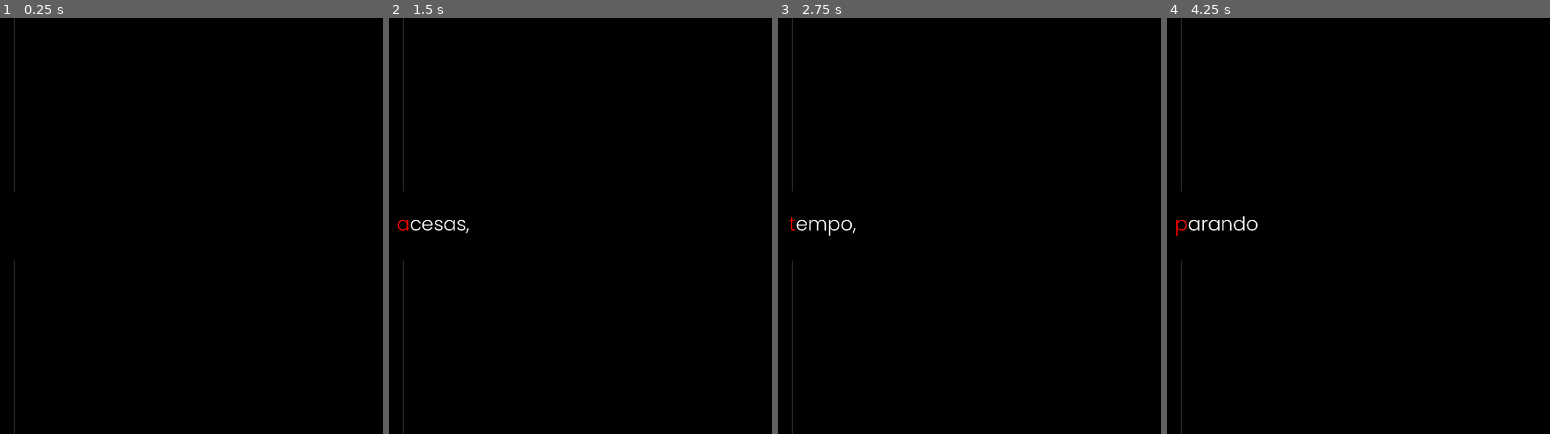
Above: before the commit, frames 1-4 (left to right).
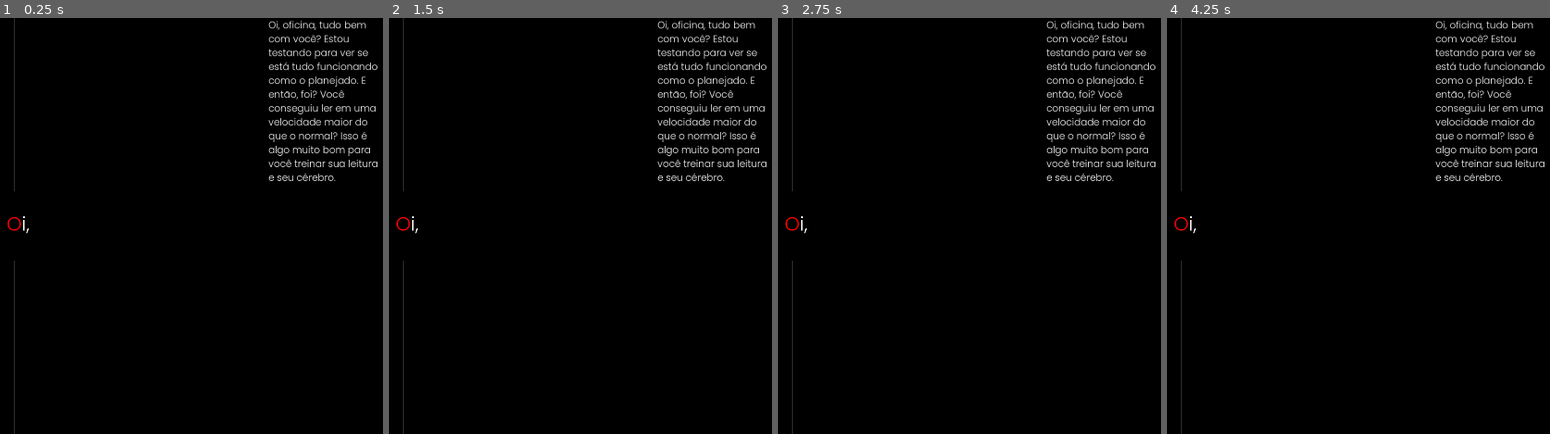
Above: after the commit, the same moments.

Repository: NothermanVEVO/SpeedReader
Game: Godot game, scene res://SpeedReader.tscn
Two runs of this game, one before a commit and one after it. Both use one fixed random seed, a clock stepped at 60 frames per second and the inputs below. The project has no main scene, so this scene is started directly.
Inputs (mouse positions are in pixels of both pictures, inside the frame that each line leads up to):
- Up to frame 1 (0.25 s): no input
- Up to frame 2 (1.5 s): tap Enter (ui_accept) at 0.5, 0.6, 0.77, 1.07, 1.35 s; move the mouse to (565, 205) at 0.52 s; move the mouse to (outside the picture) at 1.27 s
- Up to frame 3 (2.75 s): tap Enter (ui_accept) at 1.52, 1.82, 2.1 s; move the mouse to (866, 134) at 2.02 s
- Up to frame 4 (4.25 s): move the mouse to (outside the picture) at 2.77 s; tap Enter (ui_accept) at 2.85, 3.02, 3.32, 3.6, 3.77, 4.07 s; move the mouse to (1404, 288) at 3.52 s

The runs differ from the first frame. In frame 1, 2.4% of the frame differs, in the area x 1-99%, y 0-52%; in frame 2, 2.6%; in frame 3, 2.6%; in frame 4, 2.7%, in the area x 1-99%, y 0-53%.

Commit message:
2026/01/17 - 001
- Created FullText, the text will appear there and you can select from which word to start the reading.

Diff:
--- /dev/null
+++ b/speed-reader/FullText.gd
@@ -0,0 +1,254 @@
+extends RichTextLabel
+
+class_name FullText
+
+var _font : Font = load("res://fonts/Poppins/Poppins-Light.ttf")
+var _font_size : int = 25
+var _paragraph := TextParagraph.new()
+
+var _letters : Array[Letter] = []
+var _words : Array[Word] = []
+
+@onready var _word_button : Button = $WordButton
+var _fade_tween : Tween
+var _last_word_in_button : Word
+var _currently_word_in_button : Word
+
+signal clicked_on_word(word : String, idx : int)
+
+func _ready() -> void:
+	add_theme_font_override("normal_font", _font)
+	add_theme_font_size_override("normal_font_size", _font_size)
+	resized.connect(_resized)
+
+func _resized() -> void:
+	_paragraph.width = size.x
+
+func _physics_process(_delta: float) -> void:
+	var _found_mouse_in_word : bool = false
+	for word in _words:
+		if word.rect.has_point(get_local_mouse_position()):
+			_set_word_button(word)
+			_found_mouse_in_word = true
+			break
+	if not _found_mouse_in_word and _word_button.modulate.a == 0.75:
+		_fade_out_button()
+		_last_word_in_button = null
+
+func _set_word_button(word : Word) -> void:
+	_currently_word_in_button = word
+	if _last_word_in_button and _last_word_in_button == _currently_word_in_button:
+		return
+
+	_fade_in_button()
+	_word_button.position = _currently_word_in_button.rect.position
+	_word_button.size = _currently_word_in_button.rect.size
+
+	_last_word_in_button = _currently_word_in_button
+
+func _fade_in_button(duration : float = 0.15) -> void:
+	if _fade_tween:
+		_fade_tween.kill()
+
+	_word_button.visible = true
+	_word_button.modulate.a = 0.0
+
+	_fade_tween = create_tween()
+	_fade_tween.tween_property(
+		_word_button,
+		"modulate:a",
+		0.75,
+		duration
+	)
+
+func _fade_out_button(duration : float = 0.1) -> void:
+	if _fade_tween:
+		_fade_tween.kill()
+
+	_fade_tween = create_tween()
+	_fade_tween.tween_property(
+		_word_button,
+		"modulate:a",
+		0.0,
+		duration
+	)
+
+	_fade_tween.finished.connect(func():
+		_word_button.visible = false
+	)
+
+func define_text(_text : String) -> void:
+	text = _text
+	_paragraph.clear()
+	_paragraph.add_string(text, _font, _font_size)
+	queue_redraw()
+
+func _draw() -> void:
+	if not text:
+		return
+
+	_letters.clear()
+	_words.clear()
+
+	# Get the primary text server
+	var text_server = TextServerManager.get_primary_interface()
+	var x = 0.0
+	var y = 0.0
+	var ascent = 0.0
+	var descent = 0.0
+	var character_idx : int = 0
+
+	# for each line
+	for i in _paragraph.get_line_count():
+		# reset x
+		x = 0.0
+
+		# get the ascent and descent of the line
+		ascent = _paragraph.get_line_ascent(i)
+		descent = _paragraph.get_line_descent(i)
+
+		# get the rid of the line
+		var line_rid = _paragraph.get_line_rid(i)
+
+		# get all the glyphs that compose the line
+		var glyphs = text_server.shaped_text_get_glyphs(line_rid)
+
+		# for each glyph
+		for glyph in glyphs:
+			# get the advance (how much the we need to move x)
+			var advance = glyph.get("advance", 0)
+
+			# get the offset, it may be needed
+			#var offset = glyph.get("offset", Vector2.ZERO)
+
+			# draw a red rect surrounding the glyph
+			#draw_rect(Rect2(Vector2(x, y), Vector2(advance, ascent + descent)), Color.RED, false)
+			_letters.append(Letter.new(Rect2(Vector2(x, y), Vector2(advance, ascent + descent)), text[character_idx]))
+			if Rect2(Vector2(x, y), Vector2(advance, ascent + descent)).has_point(get_local_mouse_position()):
+				pass
+				#print(get_word_index_from_char_idx(text, text.split(" "), character_idx))
+				#print(text.split(" ")[get_word_index_from_char_idx(text, text.split(" "), character_idx)])
+
+			# add the advance to x
+			x += advance
+			character_idx += 1
+
+		# update y with the ascent and descent of the line
+		y += ascent + descent
+
+	# draw the paragraph to this canvas item
+	#_paragraph.draw(get_canvas_item(), Vector2.ZERO)
+	var word_idx := 0
+	var idx := 0
+	var _current_word : Word = null
+	var _first_letter_idx := -1
+
+	while idx < _letters.size():
+		var letter := _letters[idx]
+
+		if not _is_whitespace(letter.letter):
+			if _current_word == null:
+				_current_word = Word.new(letter.rect, "", word_idx)
+				word_idx += 1
+				_first_letter_idx = idx
+
+			_current_word.word += letter.letter
+			_current_word.rect = _current_word.rect.merge(letter.rect)
+		else:
+			if _current_word != null:
+				_words.append(_current_word)
+				_current_word = null
+				_first_letter_idx = -1
+
+		idx += 1
+
+	# pega a última palavra (caso não termine com whitespace)
+	if _current_word != null:
+		_words.append(_current_word)
+
+	#for word in _words:
+		#draw_rect(word.rect, Color.RED, false)
+		#print(word.word)
+
+func get_word_index_from_char_idx(_text : String, words : PackedStringArray, char_idx : int) -> int:
+	if char_idx < 0 or char_idx >= text.length():
+		return -1
+
+	var running_idx := 0
+
+	for i in words.size():
+		var word_len := words[i].length()
+
+		# intervalo da palavra no texto
+		var start := running_idx
+		var end := running_idx + word_len - 1
+
+		if char_idx >= start and char_idx <= end:
+			return i
+
+		# avança: palavra + 1 espaço
+		running_idx += word_len + 1
+
+	return -1
+
+#func _get_word_in_idx(idx: int) -> String:
+	#if idx < 0 or idx >= text.length():
+		#return ""
+#
+	#if _is_whitespace(text[idx]):
+		#return ""
+#
+	#var start := idx
+	#var end := idx
+#
+	## Anda para trás
+	#while start > 0 and not _is_whitespace(text[start - 1]):
+		#start -= 1
+#
+	## Anda para frente
+	#while end < text.length() - 1 and not _is_whitespace(text[end + 1]):
+		#end += 1
+#
+	#return text.substr(start, end - start + 1)
+
+func _get_start_idx(idx: int) -> int:
+	if idx < 0 or idx >= text.length():
+		return -1
+
+	if _is_whitespace(text[idx]):
+		return -1
+
+	var start := idx
+
+	# Anda para trás
+	while start > 0 and not _is_whitespace(text[start - 1]):
+		start -= 1
+
+	return start
+
+func _is_whitespace(c: String) -> bool:
+	return c == " " or c == "\n" or c == "\t" or c == "\r"
+
+class Letter:
+	var rect : Rect2
+	var letter : String
+
+	@warning_ignore("shadowed_variable")
+	func _init(rect : Rect2, letter : String) -> void:
+		self.rect = rect
+		self.letter = letter
+
+class Word:
+	var idx : int
+	var rect : Rect2
+	var word : String
+
+	@warning_ignore("shadowed_variable")
+	func _init(rect : Rect2, word : String, idx : int) -> void:
+		self.rect = rect
+		self.word = word
+		self.idx = idx
+
+func _on_word_button_pressed() -> void:
+	if _word_button.modulate.a > 0:
+		clicked_on_word.emit(_currently_word_in_button.word, _currently_word_in_button.idx)
--- a/speed-reader/SpeedReader.gd
+++ b/speed-reader/SpeedReader.gd
@@ -7,7 +7,7 @@
 const PUNCTUATIONS : String = ".,:;!?"
 const IGNORED_CHARACTERS : String = PUNCTUATIONS + "'´`"
 
-@onready var _rich_text_label : RichTextLabel = $RichTextLabel
+@onready var _full_text : FullText = $MarginContainer/FullText
 @onready var _timer : Timer = $Timer
 
 var _font : Font = load("res://fonts/Poppins/Poppins-Light.ttf")
@@ -17,44 +17,45 @@
 var _text : String
 var _words : PackedStringArray
 var _currently_word_idx : int = -1
-var _words_per_minute : float = 600
-var _currently_words_per_minute : float = 600
+var _words_per_minute : float = 250
+var _currently_words_per_minute : float = 250
 var _current_word : String = ""
 
-var _is_paused : bool = false
+var _is_paused : bool = true
 
 func _ready() -> void:
-	#set_text("Oi, tudo bem com você? Estou testando para ver se está tudo funcionando como o planejado. E então, foi?")
+	_full_text.clicked_on_word.connect(_full_text_clicked_on_word)
+	set_text("Oi, oficina, tudo bem com você? Estou testando para ver se está tudo funcionando como o planejado. E então, foi? Você conseguiu ler em uma velocidade maior do que o normal? Isso é algo muito bom para você treinar sua leitura e seu cérebro.")
 	#set_text("A tecnologia é uma ponte entre o que imaginamos e o que conseguimos realizar. Por meio dela, transformamos  …(912 unchanged characters)…
-	set_text("Era madrugada quando a cidade resolveu parar de fazer barulho.
-
-Os semáforos continuavam piscando, mas ninguém passava. As janelas estavam acesas, embora não houvesse silhuetas por trás das cortinas. Até o vento parecia andar de meias, com medo de acordar alguém. Só um lugar seguia vivo: a pequena oficina no fim da rua.
-
-Lá dentro, um rapaz tentava consertar um relógio que não marcava horas — marcava lembranças.
-
-Cada vez que ele girava a engrenagem pri …(314 unchanged characters)…
-
-O rapaz já tinha tentado de tudo: trocar peças, lubrificar molas, até xingar o objeto em três idiomas diferentes. Nada funcionava. O relógio insistia em lembrar.
-
-Cansado, ele largou as ferramentas e perguntou em voz alta, como quem fala com um gato:
-
-— O que você quer de mim?
-
-O relógio respondeu.
-
-Não com palavras, mas parando exatamente às 03:17.
-
-Naquele instante, a oficina se encheu de algo que não era som nem luz. Era presença. Ele soube, sem entender como, que aquele era o horário em que sempre fugia de algo importante. O momento em que desligava o celular, mudava de assunto, fingia estar ocupado.
-
-Com as mãos tremendo, ele girou o ponteiro mais uma vez.
-
-Dessa vez, o relógio não mostrou uma lembrança. Mostrou um futuro simples: a oficina aberta de manhã, cheiro de café fresco, alguém entrando e sorrindo como se estivesse finalmente em casa.
-
-O relógio então voltou a funcionar como qualquer outro.
-
-A cidade retomou o barulho. Os semáforos ouviram passos. O vento tirou as meias.
-
-E o rapaz aprendeu que alguns consertos não são feitos com ferramentas — mas com coragem de ficar quando tudo em você quer ir embora.")
+	#set_text("Era madrugada quando a cidade resolveu parar de fazer barulho.
+#
+#Os semáforos continuavam piscando, mas ninguém passava. As janelas estavam acesas, embora não houvesse silhuetas por trás das cortinas. Até o vento parecia andar de meias, com medo de acordar alguém. Só um lugar seguia vivo: a pequena oficina no fim da rua.
+#
+#Lá dentro, um rapaz tentava consertar um relógio que não marcava horas — marcava lembranças.
+#
+#Cada vez que ele girava a engrenagem pri …(314 unchanged characters)…
+#
+#O rapaz já tinha tentado de tudo: trocar peças, lubrificar molas, até xingar o objeto em três idiomas diferentes. Nada funcionava. O relógio insistia em lembrar.
+#
+#Cansado, ele largou as ferramentas e perguntou em voz alta, como quem fala com um gato:
+#
+#— O que você quer de mim?
+#
+#O relógio respondeu.
+#
+#Não com palavras, mas parando exatamente às 03:17.
+#
+#Naquele instante, a oficina se encheu de algo que não era som nem luz. Era presença. Ele soube, sem entender como, que aquele era o horário em que sempre fugia de algo importante. O momento em que desligava o celular, mudava de assunto, fingia estar ocupado.
+#
+#Com as mãos tremendo, ele girou o ponteiro mais uma vez.
+#
+#Dessa vez, o relógio não mostrou uma lembrança. Mostrou um futuro simples: a oficina aberta de manhã, cheiro de café fresco, alguém entrando e sorrindo como se estivesse finalmente em casa.
+#
+#O relógio então voltou a funcionar como qualquer outro.
+#
+#A cidade retomou o barulho. Os semáforos ouviram passos. O vento tirou as meias.
+#
+#E o rapaz aprendeu que alguns consertos não são feitos com ferramentas — mas com coragem de ficar quando tudo em você quer ir embora.")
 	#set_text("alguém.")
 	#set_text("oficina")
 	#set_text("
@@ -68,8 +69,8 @@
 
 	_font_size = 50
 
-	_rich_text_label.add_theme_font_override("normal_font", _font)
-	_rich_text_label.add_theme_font_size_override("normal_font_size", _font_size)
+	#_rich_text_label.add_theme_font_override("normal_font", _font)
+	#_rich_text_label.add_theme_font_size_override("normal_font_size", _font_size)
 
 	# Set the max width to 600
 	_paragraph.width = 600
@@ -77,13 +78,18 @@
 
 func _process(_delta: float) -> void:
 	if Input.is_action_just_pressed("ui_accept"):
-		play()
+		if _is_paused:
+			play()
+		else:
+			stop()
 
 func set_text(text : String) -> void:
+	_full_text.define_text(text)
 	var regex := RegEx.new()
 	regex.compile("\\s+")
 	_text = regex.sub(text, " ", true)
 	_words = _text.split(" ")
+	_set_current_word(0)
 	_currently_word_idx = -1
 
 func set_words_per_minute(wpm : float) -> void:
@@ -91,12 +97,12 @@
 	_currently_words_per_minute = _words_per_minute
 
 func play() -> void:
+	_is_paused = false
 	while not _is_paused:
 		_currently_word_idx += 1
 		if _currently_word_idx >= _words.size():
 			return
-		_current_word = _words[_currently_word_idx].strip_edges()
-		queue_redraw()
+		_set_current_word(_currently_word_idx)
 		if _words[_currently_word_idx][-1] in PUNCTUATIONS:
 			_currently_words_per_minute = _words_per_minute - _words_per_minute * PUNCTUATION_DELAY
 		else:
@@ -104,11 +110,16 @@
 		#print(_currently_words_per_minute / 60)
 		_timer.start(60 / _currently_words_per_minute)
 		await _timer.timeout
-		if _is_paused:
-			_currently_word_idx -= 1
 
 func stop() -> void:
-	_is_paused = true
+	if not _is_paused:
+		@warning_ignore("narrowing_conversion")
+		_currently_word_idx = clampi(_currently_word_idx - 1, -1, 9223372036854775807)
+		_is_paused = true
+
+func _set_current_word(idx : int) -> void:
+	_current_word = _words[idx].strip_edges()
+	queue_redraw()
 
 #@warning_ignore("shadowed_variable_base_class")
 #func _get_middle_idx(size : int) -> int:
@@ -209,7 +220,11 @@
 			draw_string(_font, _text_words[i].rect.position, _text_words[i].word, HORIZONTAL_ALIGNMENT_LEFT, -1, _font_size, Color.RED)
 		else:
 			draw_string(_font, _text_words[i].rect.position, _text_words[i].word, HORIZONTAL_ALIGNMENT_LEFT, -1, _font_size, Color.WHITE)
-	#print("oi")
+
+func _full_text_clicked_on_word(_word : String, idx : int) -> void:
+	_set_current_word(idx)
+	_currently_word_idx = idx
+	stop()
 
 class Word:
 	var rect : Rect2
--- a/speed-reader/SpeedReader.tscn
+++ b/speed-reader/SpeedReader.tscn
@@ -1,15 +1,15 @@
-[gd_scene load_steps=4 format=3 uid="uid://b7rpu2eiydidn"]
+[gd_scene load_steps=5 format=3 uid="uid://b7rpu2eiydidn"]
 
 [ext_resource type="Script" uid="uid://wmyj7sf2qfhu" path="res://SpeedReader.gd" id="1_iq8i0"]
 [ext_resource type="FontFile" uid="uid://c55x50yepnavk" path="res://fonts/Poppins/Poppins-Light.ttf" id="2_v4uy4"]
+[ext_resource type="Script" uid="uid://b3uukynvdg636" path="res://FullText.gd" id="3_f3hev"]
 
 [sub_resource type="StyleBoxLine" id="StyleBoxLine_iq8i0"]
 color = Color(0.18, 0.18, 0.18, 1)
 thickness = 3
 vertical = true
 
-[node name="SpeedReader" type="Control"]
-layout_mode = 3
+[node name="SpeedReader" type="MarginContainer"]
 anchors_preset = 15
 anchor_right = 1.0
 anchor_bottom = 1.0
@@ -19,49 +19,39 @@
 
 [node name="VSeparator" type="VSeparator" parent="."]
 custom_minimum_size = Vector2(0, 450)
-layout_mode = 1
-anchors_preset = 5
-anchor_left = 0.5
-anchor_right = 0.5
-offset_left = -2.0
-offset_right = 2.0
-offset_bottom = 3.0
-grow_horizontal = 2
+layout_mode = 2
+size_flags_vertical = 0
 theme_override_styles/separator = SubResource("StyleBoxLine_iq8i0")
 
 [node name="VSeparator2" type="VSeparator" parent="."]
 custom_minimum_size = Vector2(0, 450)
-layout_mode = 1
-anchors_preset = 7
-anchor_left = 0.5
-anchor_top = 1.0
-anchor_right = 0.5
-anchor_bottom = 1.0
-offset_left = -2.0
-offset_top = -400.0
-offset_right = 2.0
-grow_horizontal = 2
-grow_vertical = 0
+layout_mode = 2
+size_flags_vertical = 8
 theme_override_styles/separator = SubResource("StyleBoxLine_iq8i0")
 
-[node name="RichTextLabel" type="RichTextLabel" parent="."]
-visible = false
-layout_mode = 1
-anchors_preset = 8
-anchor_left = 0.5
-anchor_top = 0.5
-anchor_right = 0.5
-anchor_bottom = 0.5
-grow_horizontal = 2
-grow_vertical = 2
+[node name="Timer" type="Timer" parent="."]
+
+[node name="MarginContainer" type="MarginContainer" parent="."]
+layout_mode = 2
+size_flags_horizontal = 8
+
+[node name="FullText" type="RichTextLabel" parent="MarginContainer"]
+custom_minimum_size = Vector2(300, 0)
+layout_mode = 2
 theme_override_fonts/normal_font = ExtResource("2_v4uy4")
-theme_override_font_sizes/normal_font_size = 100
+theme_override_font_sizes/normal_font_size = 20
 bbcode_enabled = true
-text = "Teste"
 fit_content = true
-scroll_active = false
-autowrap_mode = 0
-horizontal_alignment = 1
-vertical_alignment = 1
+autowrap_mode = 2
+script = ExtResource("3_f3hev")
 
-[node name="Timer" type="Timer" parent="."]
+[node name="WordButton" type="Button" parent="MarginContainer/FullText"]
+modulate = Color(1.2060356, 5.1045413, 5.076487, 0)
+show_behind_parent = true
+layout_mode = 0
+offset_right = 8.0
+offset_bottom = 8.0
+focus_mode = 0
+mouse_default_cursor_shape = 2
+
+[connection signal="pressed" from="MarginContainer/FullText/WordButton" to="MarginContainer/FullText" method="_on_word_button_pressed"]
Not shown, added: speed-reader/FullText.gd.uid
